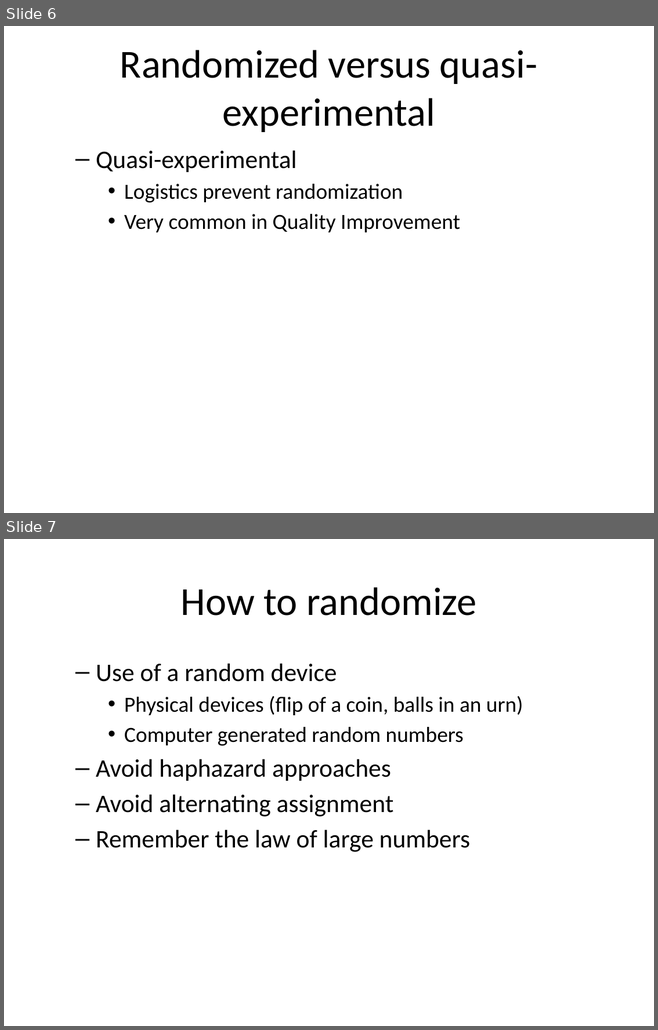
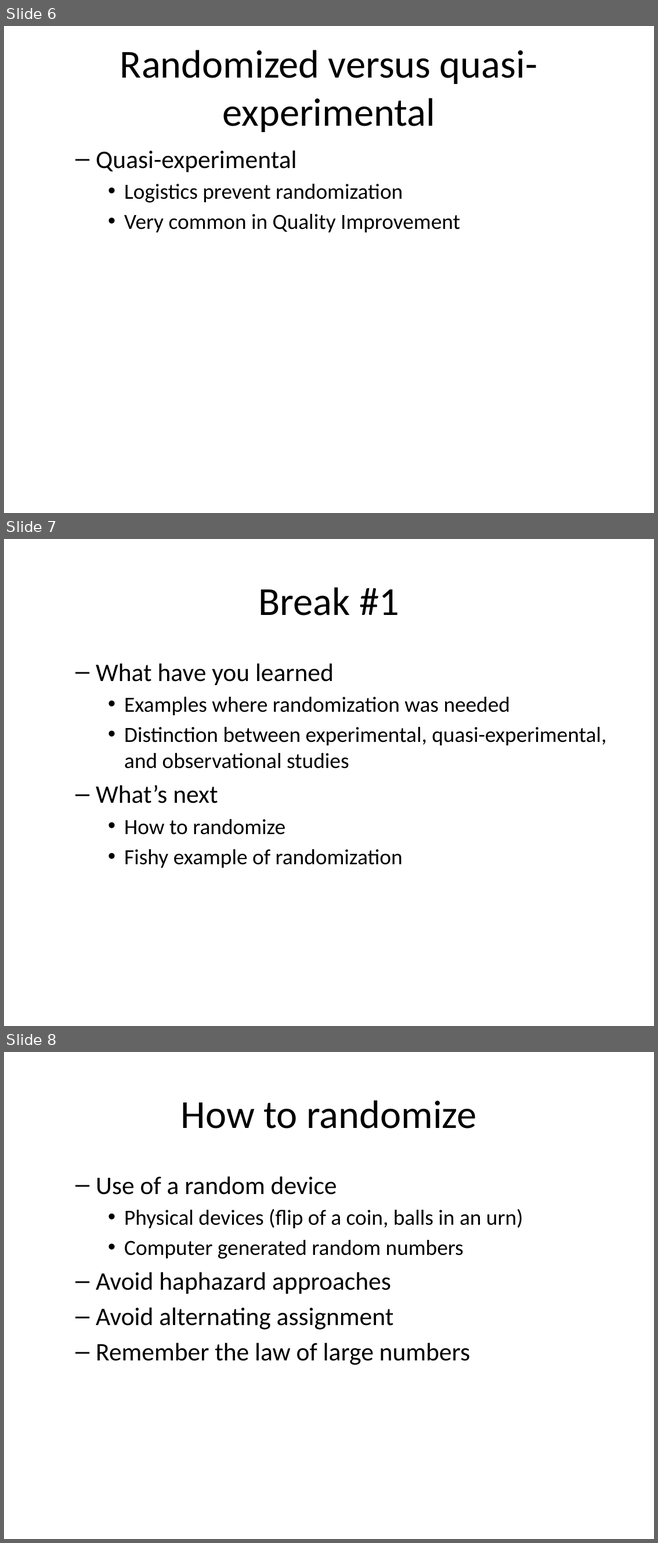
Before and after one commit to pmean/classes, a slide deck: clinical-research-methodology/results/video04-randomized-trials.pptx. Shown one above the other, each under a label of ours: slides 6 and 7 before the commit, slides 6, 7 and 8 after it. The pictures are 658x1030 and 658x1543 pixels, drawn with LibreOffice and Linux fonts; fonts in the diff are those of the drawing. Boxes give left, top, right and bottom in pixels: in the first picture for what was removed or moved away, otherwise in the second. Text is boxed around its words. In the diff, an @@ line names an element or a change of style, - is before the commit and + after.

```diff
--- a/clinical-research-methodology/results/video04-randomized-trials.pptx
+++ b/clinical-research-methodology/results/video04-randomized-trials.pptx
@@ slide 7 added at [4,539,654,1026], background #FFFFFF @@
@@ title added at [259,587,399,616], 44 pt, text #000000 @@
+Break #1
@@ text added at [96,663,606,868], 24 pt, text #000000 @@
+  – What have you learned
+    • Examples where randomization was needed
+    • Distinction between experimental, quasi-experimental, and observational studies
+  – What’s next
+    • How to randomize
+    • Fishy example of randomization
@@ what was slide 7 is now slide 8 @@
```
Also in this commit, not shown: 1 slide changed, 4 other slides added, 8 other files.
